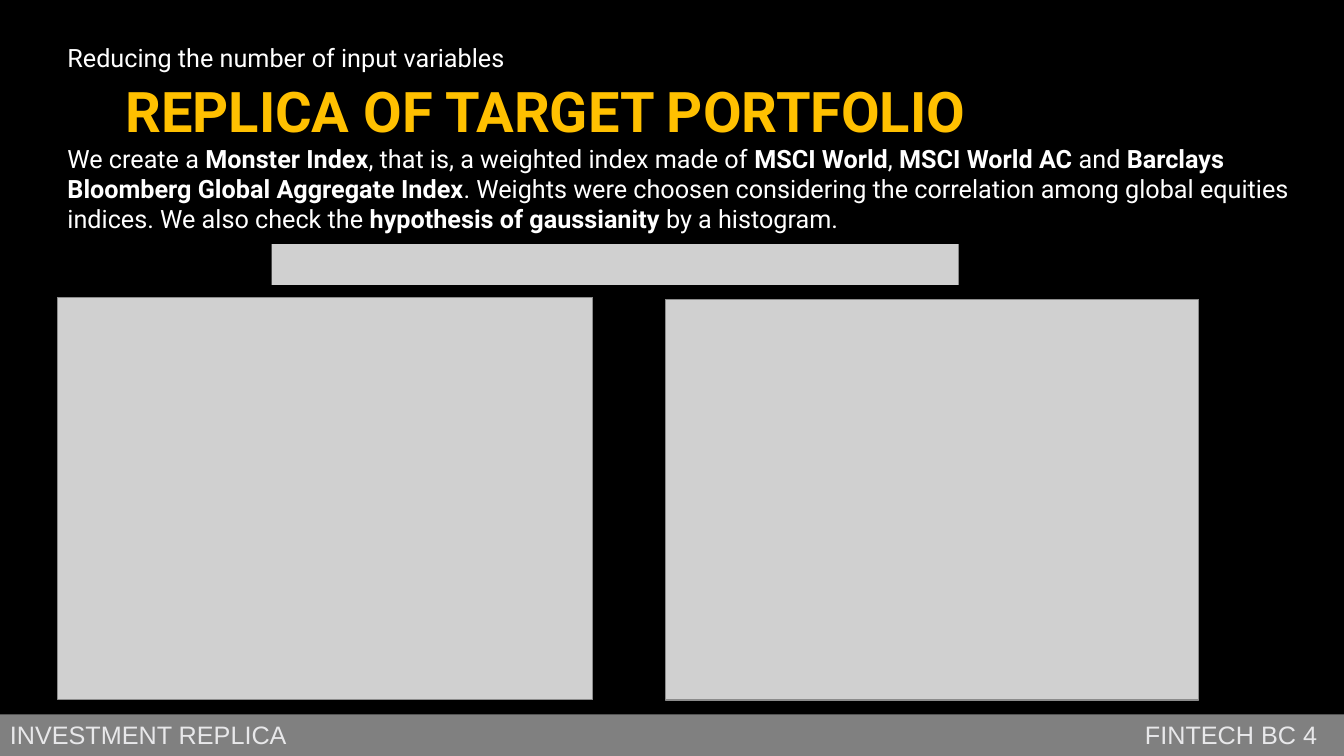
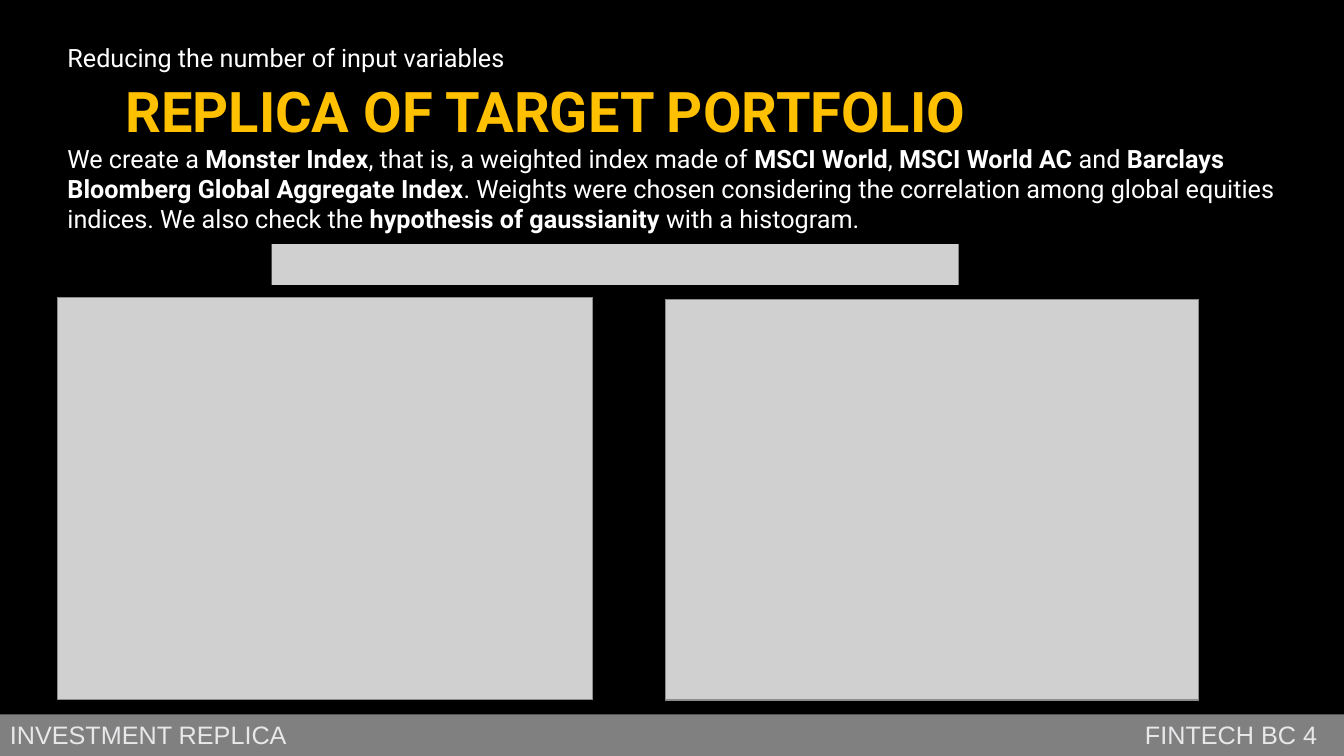
Before and after one commit to jstringara/Fintech, a slide deck: slide 5 of BC4/Bozza.pptx. Drawn at 1344x756 pixels with LibreOffice and Linux fonts; fonts in the diff are those of the drawing; grey boxes stand for pictures; background and template pictures are left out. Boxes give left, top, right and bottom in pixels: in the first picture for what was removed or moved away, otherwise in the second. Text is boxed around its words. In the diff, an @@ line names an element or a change of style, - is before the commit and + after.

Commit message:
Corretti svariati typos e errori di nomi

```diff
--- a/BC4/Bozza.pptx
+++ b/BC4/Bozza.pptx
@@ text at (67, 149, 1274, 234): text changed @@
-We create a Monster Index, that is, a weighted index made of MSCI World, MSCI World AC and Barclays Bloomberg Global Aggregate Index. Weights were choosen considering the correlation among global equities indices. We also check the hypothesis of gaussianity by a histogram.
+We create a Monster Index, that is, a weighted index made of MSCI World, MSCI World AC and Barclays Bloomberg Global Aggregate Index. Weights were chosen considering the correlation among global equities indices. We also check the hypothesis of gaussianity with a histogram.
```
Also in this commit, not shown: 2 other slides changed.
